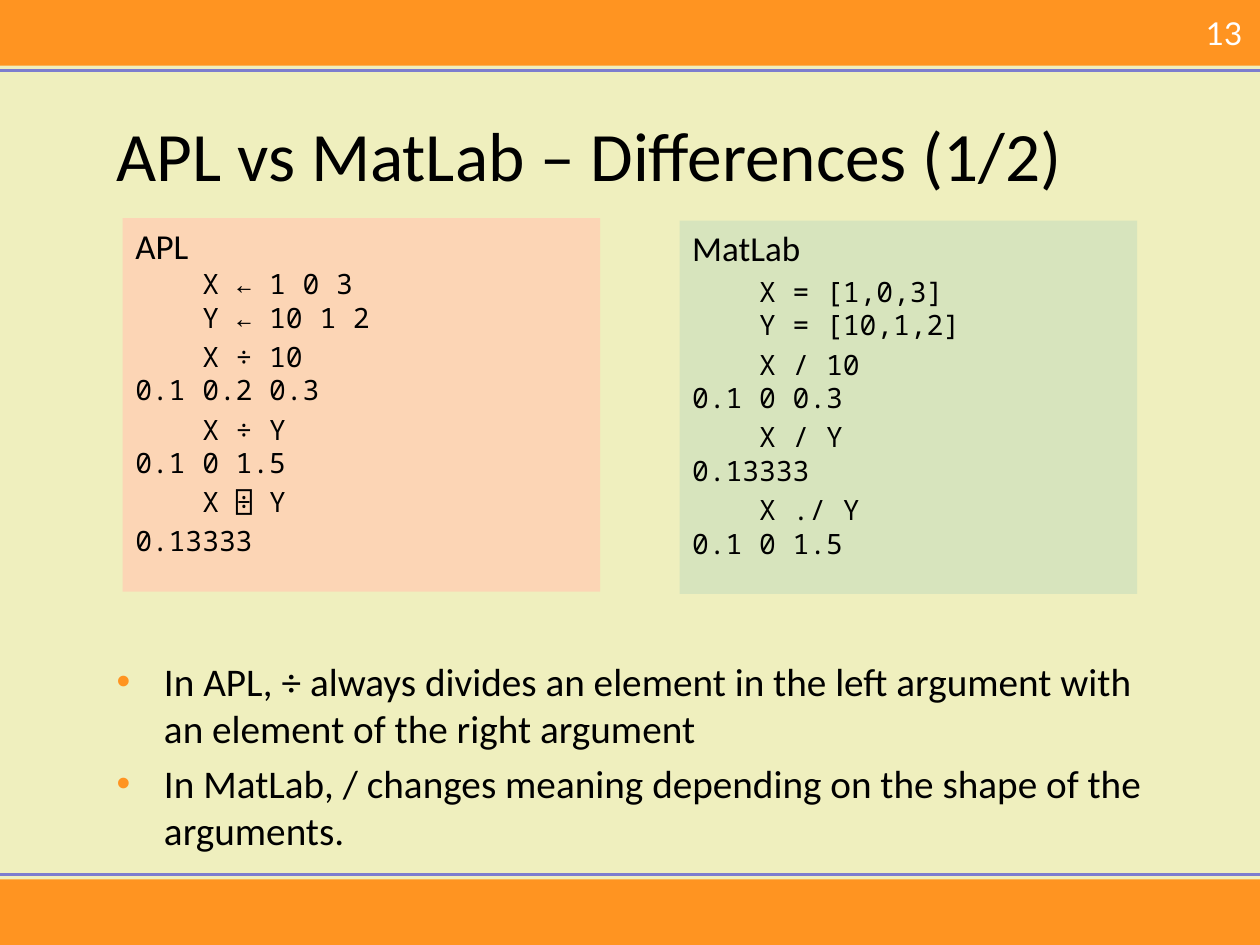
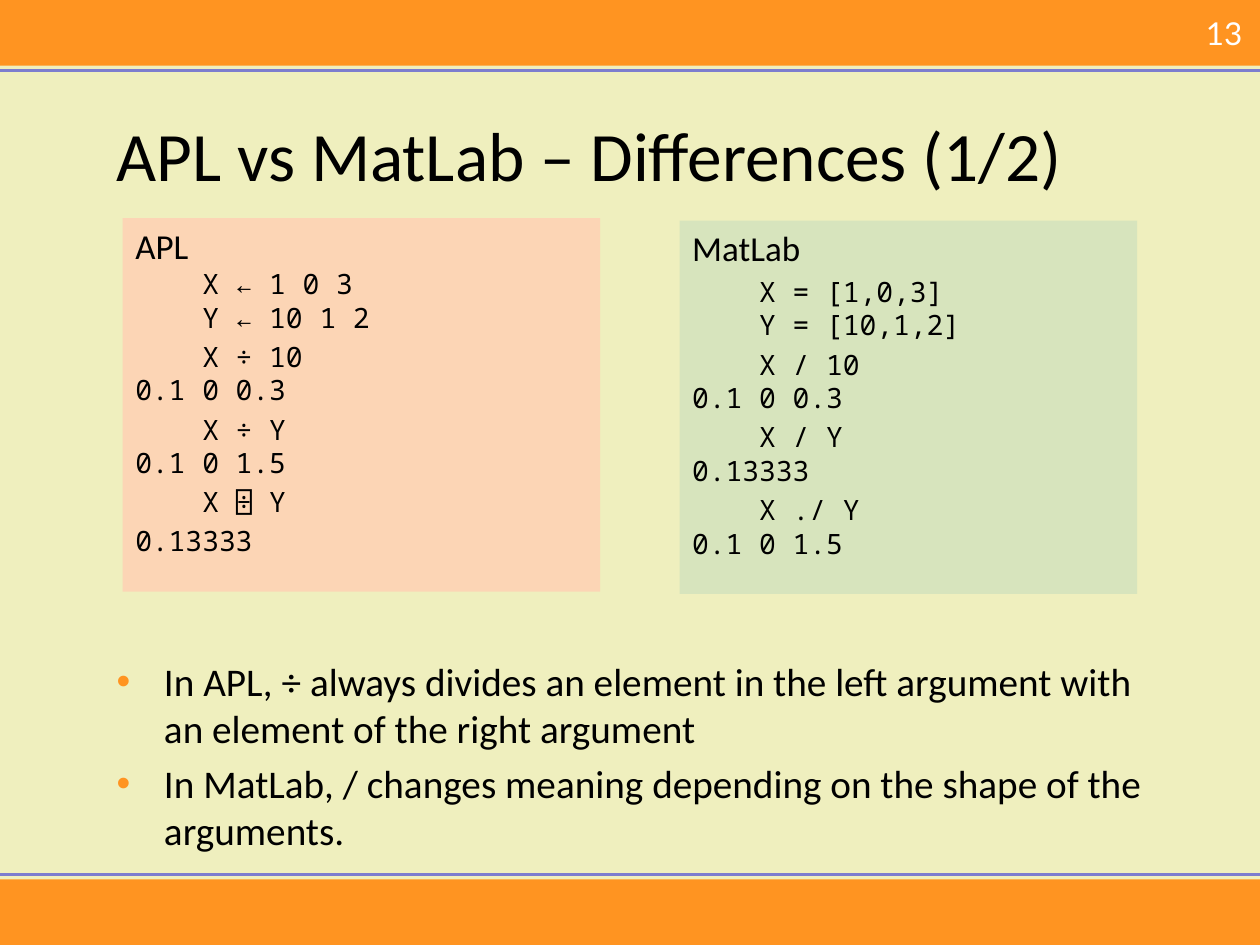
Before and after one commit to mkromberg/ECUST2018, a slide deck: slide 13 of Intro.pptx. Drawn at 1260x945 pixels with LibreOffice and Linux fonts; fonts in the diff are those of the drawing; background and template pictures are left out. Boxes give left, top, right and bottom in pixels: in the first picture for what was removed or moved away, otherwise in the second. Text is boxed around its words. In the diff, an @@ line names an element or a change of style, - is before the commit and + after.

```diff
--- a/Intro.pptx
+++ b/Intro.pptx
@@ text in rectangle at bbox=[135, 346, 303, 401]: text changed @@
-X ÷ 10
-0.1 0.2 0.3
+X ÷ 10
+0.1 0 0.3
```
Also in this commit, not shown: 1 other file.
